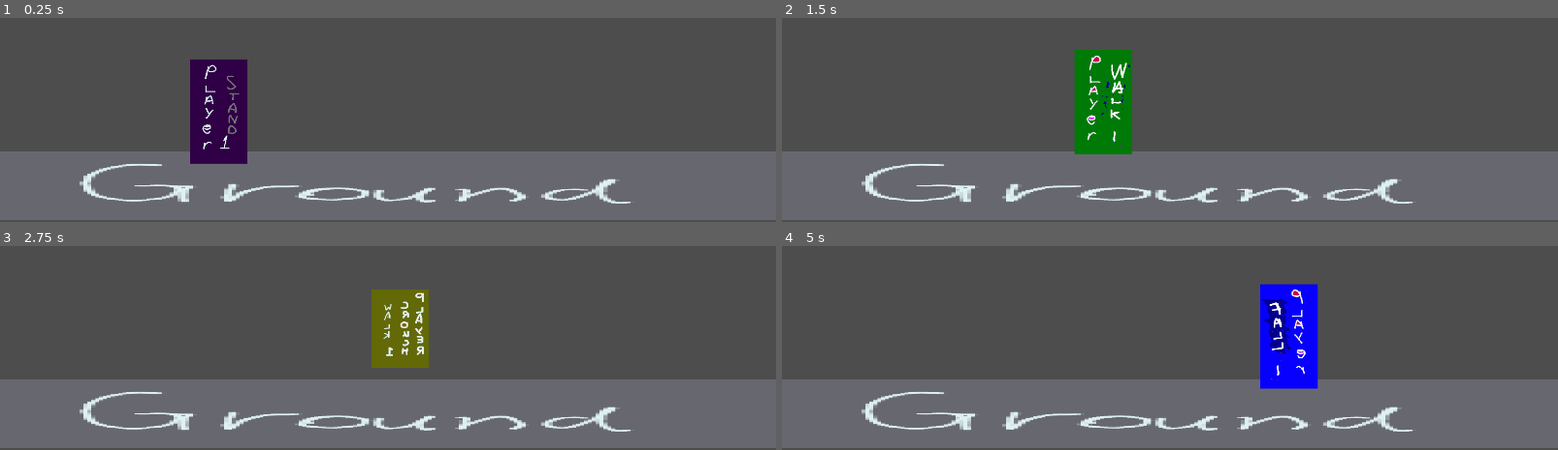
Above: before the commit, frames 1-4 (two rows, left to right).
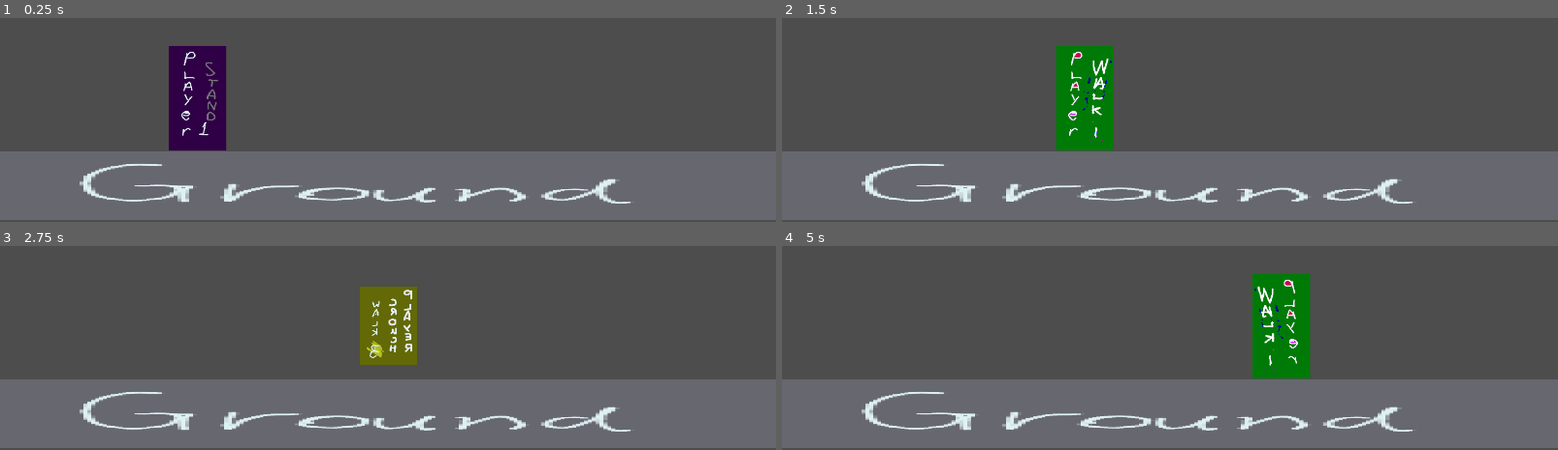
Above: after the commit, the same moments.

Repository: haruo-gabriel/portal2d
Game: Godot game, scene res://Scenes/Main/main.tscn
The game is run twice, just before and just after one commit, with the same random seed, the same clock (stepped at 60 frames per second) and the same inputs.
Inputs:
- Up to frame 1 (0.25 s): no input
- Up to frame 2 (1.5 s): hold Shift (crouch) 0.53-1.28 s; hold D (move_right) from 0.53 s (still down); tap Space (jump) at 0.77 s; tap Shift (crouch) at 1.35 s
- Up to frame 3 (2.75 s): tap Space (jump) at 1.52 s; release D (move_right) at 2.03 s; hold A (move_left) from 2.03 s (still down); hold Shift (crouch) from 2.03 s (still down)
- Up to frame 4 (5 s): release A (move_left) at 2.78 s; release Shift (crouch) at 2.78 s; hold D (move_right) 2.78-4.28 s; tap Shift (crouch) at 2.85, 4.35 s; tap Space (jump) at 3.02, 3.77, 4.52 s; hold Shift (crouch) 3.53-4.28 s; hold A (move_left) from 4.28 s (still down)

The runs differ from the first frame. In frame 1, 3.7% of the frame differs, in the area x 21-32%, y 13-72%; in frame 2, 3.3%; in frame 3, 1.9%; in frame 4, 4.7%, in the area x 60-70%, y 13-71%.

Commit message:
Moving some hitboxes around

Diff:
--- a/godot project/Scenes/Main/main.tscn
+++ b/godot project/Scenes/Main/main.tscn
@@ -21,3 +21,4 @@
 texture = ExtResource("1_k084f")
 
 [node name="Player" parent="." instance=ExtResource("2_rsmok")]
+position = Vector2(386, 798)
--- a/godot project/Scenes/player.tscn
+++ b/godot project/Scenes/player.tscn
@@ -17,10 +17,10 @@
 [ext_resource type="Texture2D" uid="uid://fbsofodhxh1" path="res://Sprites/Player/Walk (Crouched)/player_walk(crouched)3.png" id="15_vi87d"]
 
 [sub_resource type="RectangleShape2D" id="RectangleShape2D_nbok6"]
-size = Vector2(112.5, 196.5)
+size = Vector2(112.5, 204)
 
 [sub_resource type="RectangleShape2D" id="RectangleShape2D_bv35t"]
-size = Vector2(111, 151)
+size = Vector2(112.5, 151)
 
 [sub_resource type="Animation" id="Animation_ou7s0"]
 resource_name = "Fall"
@@ -135,16 +135,16 @@
 script = ExtResource("1_u12dx")
 
 [node name="Sprite2D" type="Sprite2D" parent="."]
-position = Vector2(426, 685)
+position = Vector2(-0.999999, -102.5)
 scale = Vector2(0.56, 0.51)
-texture = ExtResource("13_vyot3")
+texture = ExtResource("2_fouop")
 
 [node name="NormalHitbox" type="CollisionShape2D" parent="."]
-position = Vector2(426.75, 683.25)
+position = Vector2(-0.250031, -102.5)
 shape = SubResource("RectangleShape2D_nbok6")
 
 [node name="CrouchedHitbox" type="CollisionShape2D" parent="."]
-position = Vector2(426.5, 684.5)
+position = Vector2(-0.250031, -76.5)
 shape = SubResource("RectangleShape2D_bv35t")
 
 [node name="AnimationPlayer" type="AnimationPlayer" parent="."]
